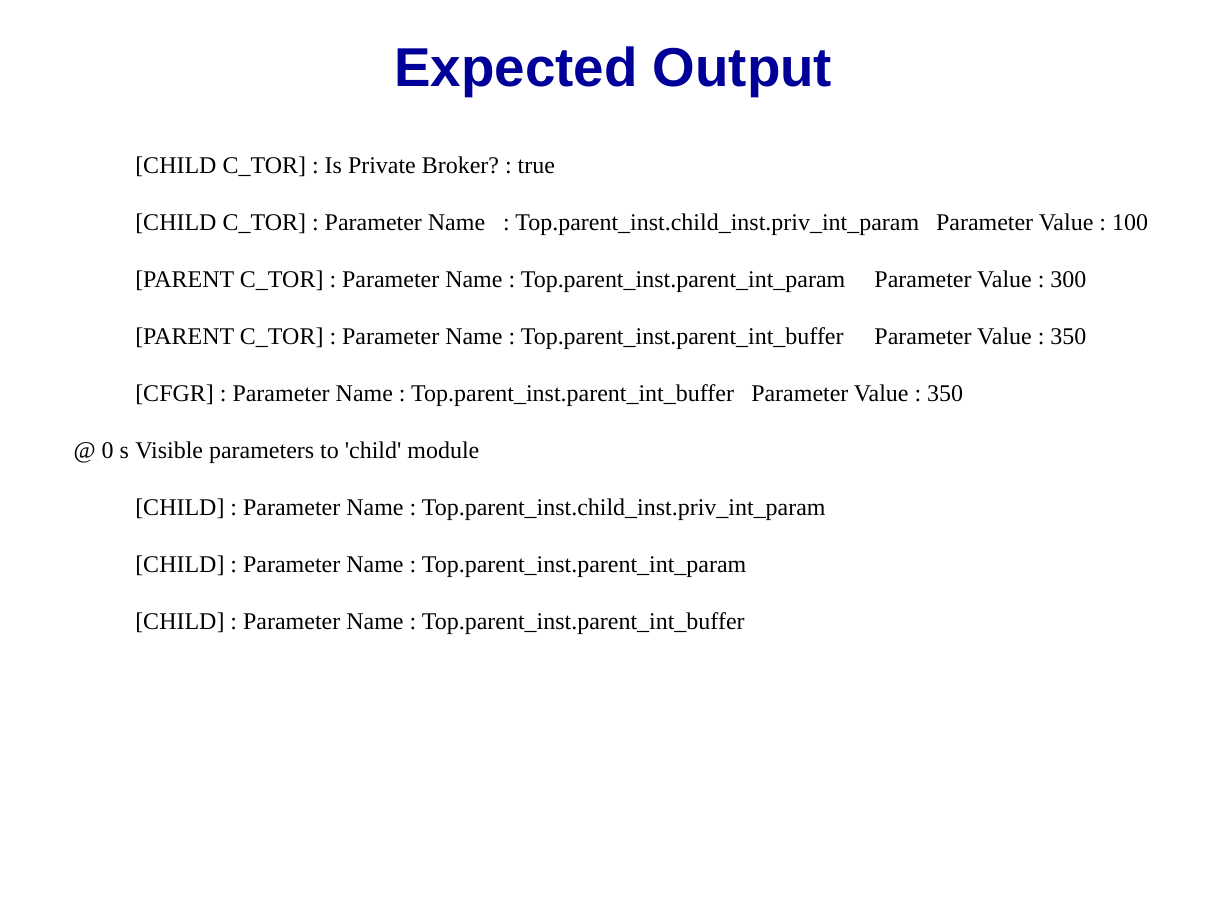
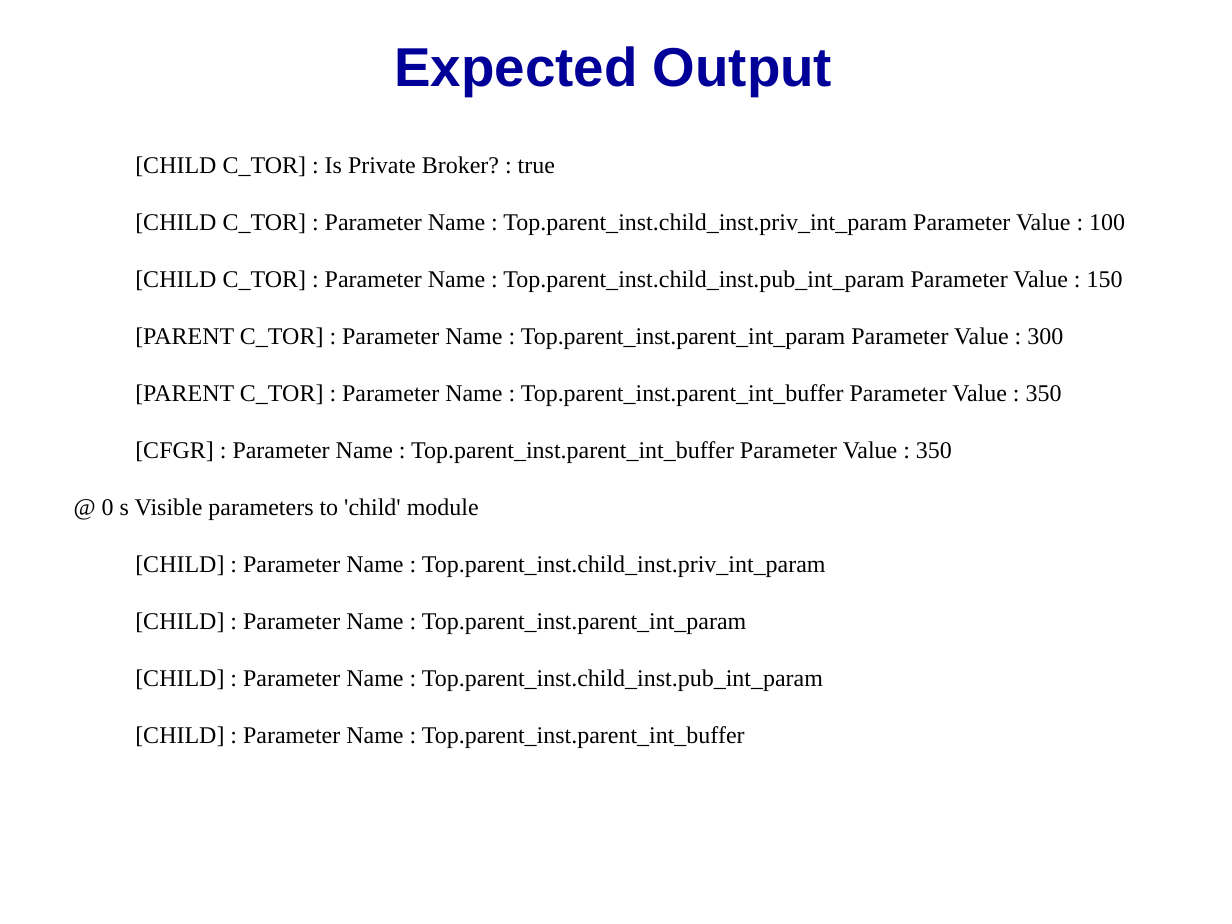
Before and after one commit to accellera-official/cci, a slide deck: slide 9 of examples/ex14_Hiding_Parameters/docs/ex14_Hiding_Parameters.ppt. Drawn at 1232x924 pixels with LibreOffice and Linux fonts; fonts in the diff are those of the drawing; background and template pictures are left out. Boxes give left, top, right and bottom in pixels: in the first picture for what was removed or moved away, otherwise in the second. Text is boxed around its words. In the diff, an @@ line names an element or a change of style, - is before the commit and + after.

```diff
--- a/examples/ex14_Hiding_Parameters/docs/ex14_Hiding_Parameters.ppt
+++ b/examples/ex14_Hiding_Parameters/docs/ex14_Hiding_Parameters.ppt
@@ free "[CHILD C_TOR] : Is Private ...": place and size @@
-free "[CHILD C_TOR] : Is Private ..." at (62, 144, 1170, 729)
+free "[CHILD C_TOR] : Is Private ..." at (62, 144, 1170, 781)
@@ text in free at (135, 270, 1123, 292): paragraph added @@
+[CHILD C_TOR] : Parameter Name : Top.parent_inst.child_inst.pub_int_param Parameter Value : 150
@@ text in free at (135, 669, 823, 691): paragraph added @@
+[CHILD] : Parameter Name : Top.parent_inst.child_inst.pub_int_param
```
Also in this commit, not shown: 7 other slides changed, 1 slide added.
